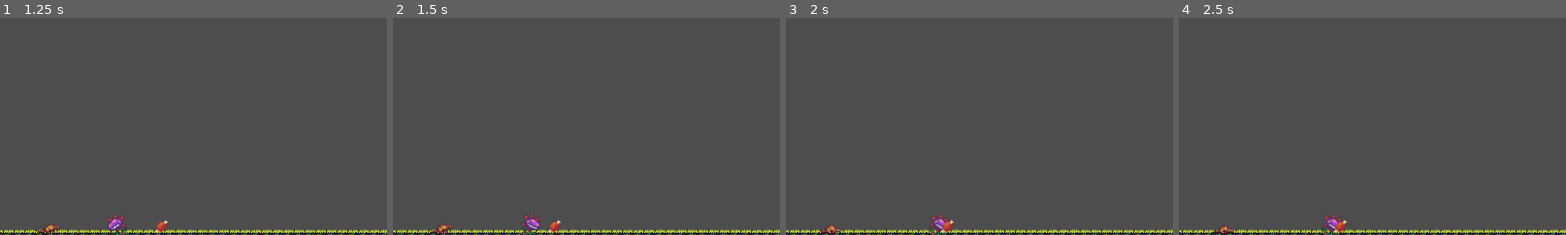
Above: before the commit, frames 1-4 (left to right).
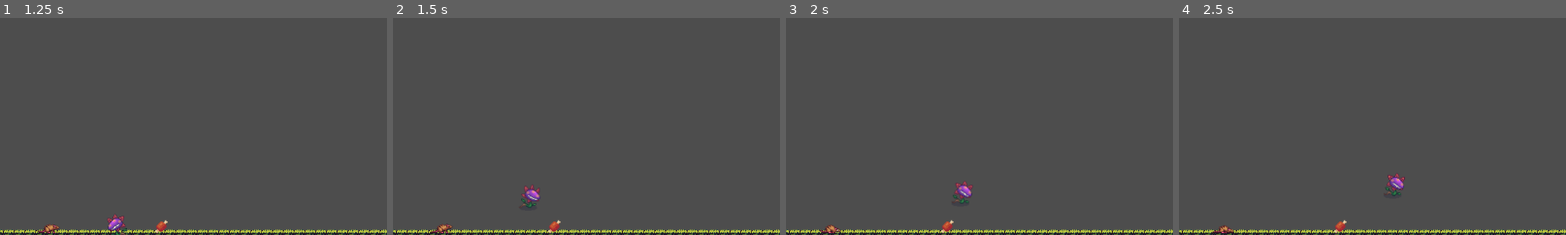
Above: after the commit, the same moments.

Repository: Bigfootmech/GWJ-79
Game: Godot game, scene res://Scenes/Main_Menu.tscn
Two runs of this game, one before a commit and one after it. Both use one fixed random seed, a clock stepped at 60 frames per second and the inputs below.
Inputs:
- Up to frame 1 (1.25 s): click "Start" at 0.5 s
- Up to frame 2 (1.5 s): hold Right (ui_right) from 1.28 s (still down); tap Space (jump, bound only after the commit) at 1.35 s
- Up to frame 3 (2 s): keep holding Right (ui_right); tap Space (jump, bound only after the commit) at 1.52, 1.82 s
- Up to frame 4 (2.5 s): keep holding Right (ui_right); tap Space (jump, bound only after the commit) at 2.1, 2.27 s
The pictures show only the part of the screen within x 16-66%, y 50-100%; the shares and areas given below are measured in that part.

Frame 1 is identical in both runs. In frame 2, 0.6% of the frame differs, in the area x 33-39%, y 76-100%; in frame 3, 0.5%; in frame 4, 0.6%.

Commit message:
GHI_5: Added a player jump, and jump down

Diff:
--- a/Entities/Player/player.gd
+++ b/Entities/Player/player.gd
@@ -4,7 +4,7 @@
 var gravity = ProjectSettings.get_setting("physics/2d/default_gravity")
 
 @export var speed = 7000
-@export var JUMP_VELOCITY = -380.0
+@export var JUMP_VELOCITY = 380.0
 
 func _physics_process(delta):
 	var input_direction = Input.get_axis("ui_left", "ui_right")
@@ -14,6 +14,14 @@
 	if !is_on_floor():
 		velocity.y += gravity * delta
 
+	if(Input.is_action_just_pressed("jump") && is_on_floor()):
+		if(Input.is_action_pressed("ui_down")):
+			# Jump Down
+			position.y += 2
+		else:
+			# Jump
+			velocity.y -= JUMP_VELOCITY
+
 	move_and_slide()
 
 func _turn_sprite(dir):
--- a/project.godot
+++ b/project.godot
@@ -80,6 +80,13 @@
 , Object(InputEventKey,"resource_local_to_scene":false,"resource_name":"","device":-1,"window_id":0,"alt_pressed":false …(183 unchanged characters)…
 ]
 }
+jump={
+"deadzone": 0.5,
+"events": [Object(InputEventKey,"resource_local_to_scene":false,"resource_name":"","device":0,"window_id":0,"alt_pressed":false,"shift_pressed":false,"ctrl_pressed":false,"meta_pressed":false,"pressed":false,"keycode":0,"physical_keycode":32,"key_label":0,"unicode":0,"location":0,"echo":false,"script":null)
+, Object(InputEventKey,"resource_local_to_scene":false,"resource_name":"","device":-1,"window_id":0,"alt_pressed":false,"shift_pressed":false,"ctrl_pressed":false,"meta_pressed":false,"pressed":false,"keycode":0,"physical_keycode":87,"key_label":0,"unicode":119,"location":0,"echo":false,"script":null)
+, Object(InputEventJoypadButton,"resource_local_to_scene":false,"resource_name":"","device":-1,"button_index":0,"pressure":0.0,"pressed":false,"script":null)
+]
+}
 
 [rendering]
 
